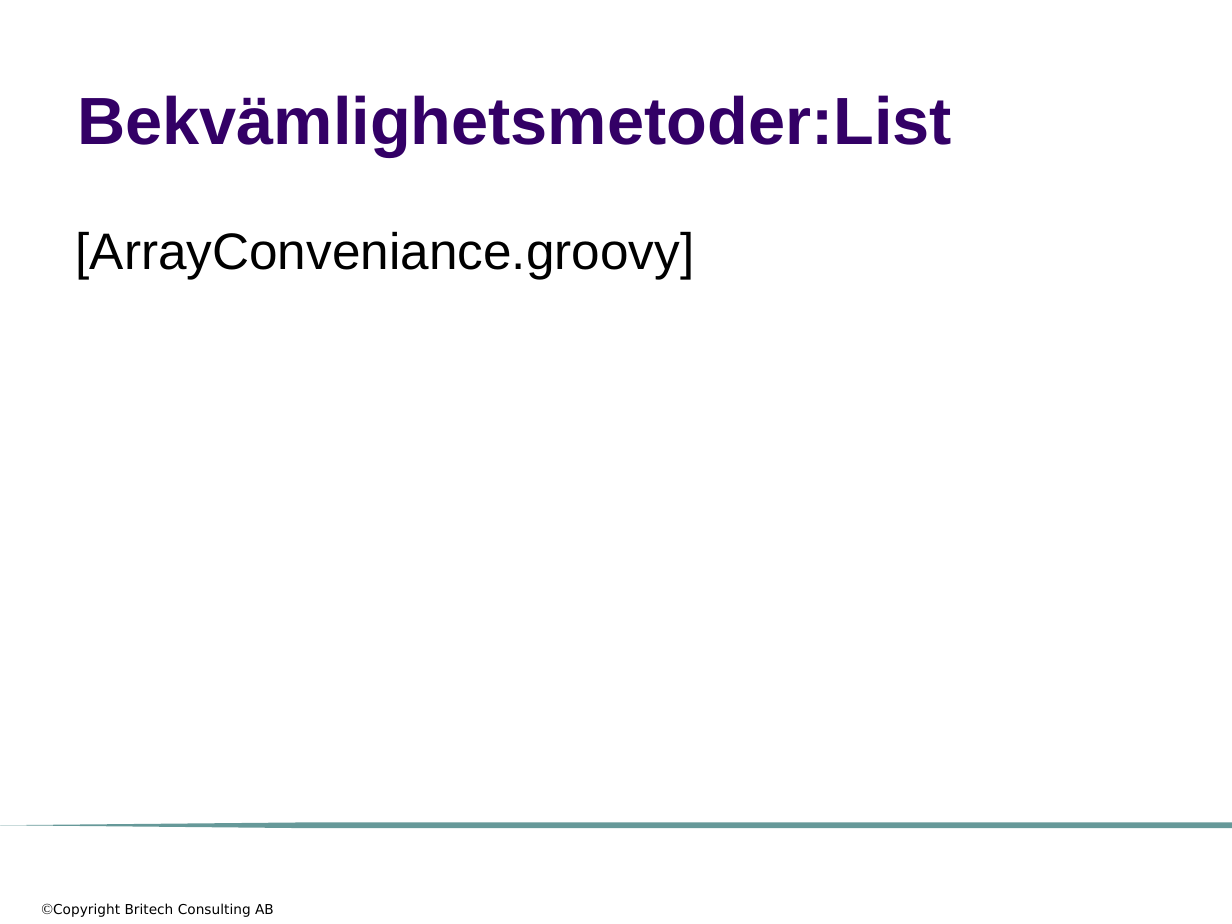
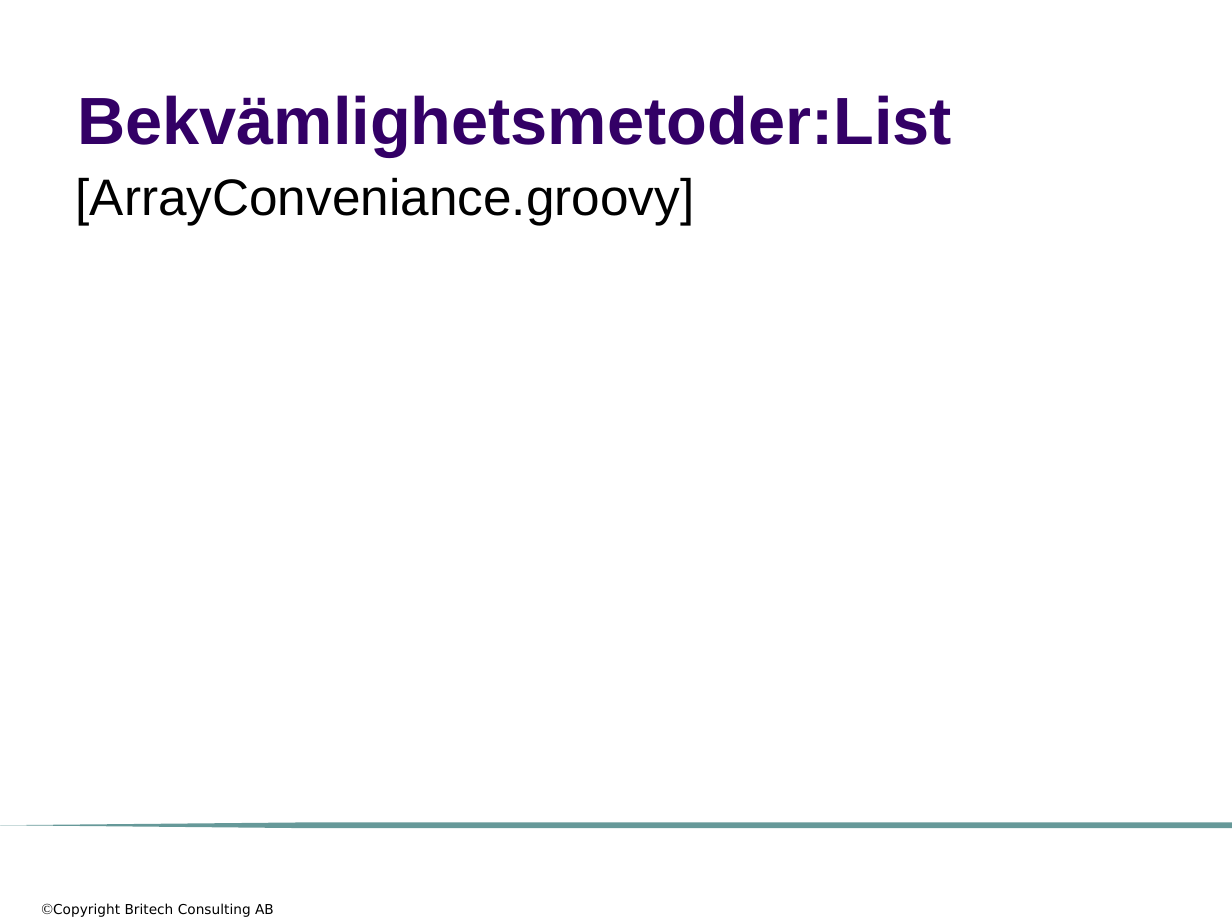
Before and after one commit to me97esn/groovyseminarium, a slide deck: slide 41 of groovyseminarie/dokument/groovyseminarium_source_w_logo.pptx. Drawn at 1232x924 pixels with LibreOffice and Linux fonts; fonts in the diff are those of the drawing; background and template pictures are left out. Boxes give left, top, right and bottom in pixels: in the first picture for what was removed or moved away, otherwise in the second. Text is boxed around its words. In the diff, an @@ line names an element or a change of style, - is before the commit and + after.

```diff
--- a/groovyseminarie/dokument/groovyseminarium_source_w_logo.pptx
+++ b/groovyseminarie/dokument/groovyseminarium_source_w_logo.pptx
@@ text "[ArrayConveniance.groovy]": place and size @@
-text "[ArrayConveniance.groovy]" at (76, 231, 695, 279)
+text "[ArrayConveniance.groovy]" at (76, 177, 695, 225)
```
Also in this commit, not shown: 4 slides removed, 6 other files.
